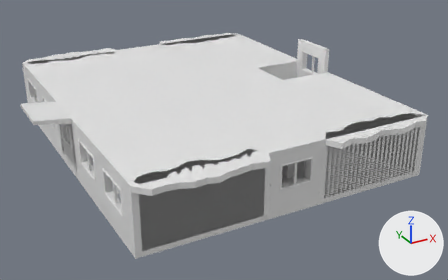
An edit to the Blender file Assets/Models/model/apartment_block.blend, drawn before and after from the same camera.
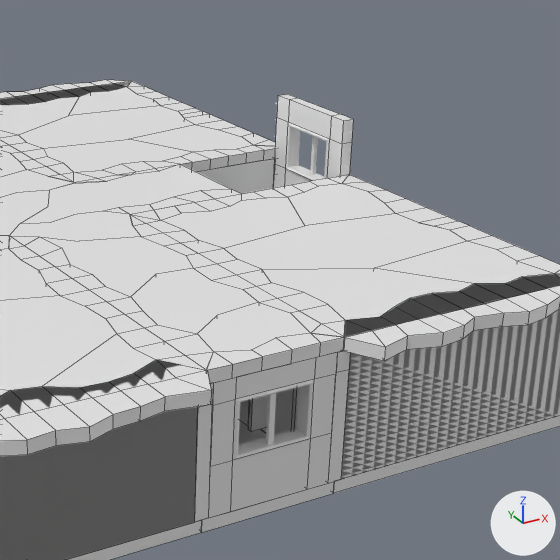
Each version is shown whole from a 50 mm lens placed at (-6.72, -18.42, 8.42), pointed at (3.28, -0.23, -0.67), then close up on the part from 41% to 93% of the width and 0% to 83% of the height. The lights are fixed; the arrows at lower right show +X, +Y and +Z. The close-ups show mesh edges as thin lines.
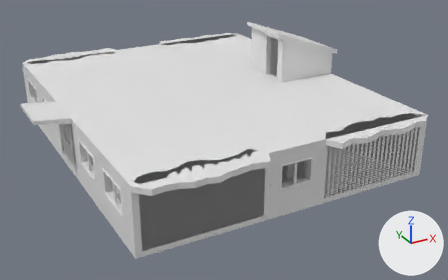
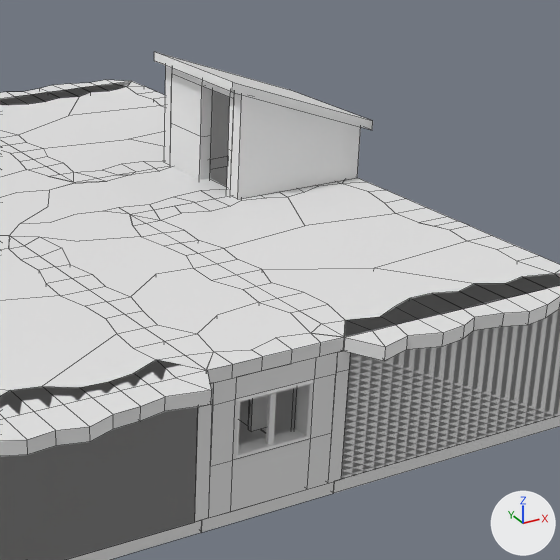
Edits to the scene script, one JSON object a line:
```json
{"op": "add", "block": "me_cube_088", "code": ["me_cube_088 = bpy.data.meshes.new('Cube.088')", "me_cube_088.from_pydata([(-0.1, -0.1, 0.08), (-0.1, -0.1, 1.75), (-0.1, 0.09, 0.08), (-0.1, 0.09, 1.75), (2.2, -0.1, 0.08), (2.2, -0.1, 1.0), (2.2, 0.09, 0.08), (2.2, 0.09, 1.0)], [], [(0, 1, 3, 2), (2, 3, 7, 6), (6, 7, 5, 4), (4, 5, 1, 0), (2, 6, 4, 0), (7, 3, 1, 5)])"]}
{"op": "add", "block": "me_cube_087", "code": ["me_cube_087 = bpy.data.meshes.new('Cube.087')", "me_cube_087.from_pydata([(-0.1, -0.09, 0.08), (-0.1, -0.09, 1.75), (-0.1, 0.11, 0.08), (-0.1, 0.11, 1.75), (2.2, -0.09, 0.08), (2.2, -0.09, 1.0), (2.2, 0.11, 0.08), (2.2, 0.11, 1.0)], [], [(0, 1, 3, 2), (2, 3, 7, 6), (6, 7, 5, 4), (4, 5, 1, 0), (2, 6, 4, 0), (7, 3, 1, 5)])"]}
{"op": "add", "block": "me_cube", "code": ["me_cube = bpy.data.meshes.new('Cube')", "me_cube.from_pydata([(-0.3, -2.04, 0.05), (-0.3, -2.04, 0.2), (-0.3, 0.24, 0.05), (-0.3, 0.24, 0.2), (2.4, -2.04, -0.89), (2.4, -2.04, -0.75), (2.4, 0.24, -0.89), (2.4, 0.24, -0.75)], [], [(0, 1, 3, 2), (2, 3, 7, 6), (6, 7, 5, 4), (4, 5, 1, 0), (2, 6, 4, 0), (7, 3, 1, 5)])"]}
{"op": "add", "block": "me_cube_083", "code": ["me_cube_083 = bpy.data.meshes.new('Cube.083')", "me_cube_083.from_pydata(...)  # 32 vertices, 30 faces; spans x 0.1..1.89, y -0.1..0.1, z 0.0..1.75"]}
{"op": "add", "block": "ob_cube_097", "code": ["ob_cube_097 = bpy.data.objects.new('Cube.097', me_cube_088)", "ob_cube_097.location = (5.9, 2.0, 1.0)"]}
{"op": "add", "block": "ob_cube_096", "code": ["ob_cube_096 = bpy.data.objects.new('Cube.096', me_cube_087)", "ob_cube_096.location = (5.9, 0.0, 1.0)"]}
{"op": "add", "block": "ob_cube", "code": ["ob_cube = bpy.data.objects.new('Cube', me_cube)", "ob_cube.location = (5.9, 1.9, 2.75)"]}
{"op": "add", "block": "ob_cube_095", "code": ["ob_cube_095 = bpy.data.objects.new('Cube.095', me_cube_083)", "ob_cube_095.location = (5.9, 2.0, 1.0)", "ob_cube_095.rotation_euler = (0.0, 0.0, 4.712)  # degrees (0, 0, 270)"]}
```

Pixel boxes (x1, y1, x2, y2) of what changed, in the close-ups (560 x 560 px):
```json
{"object": "Cube.096", "change": "added", "after": [230, 93, 361, 199]}
{"object": "Cube.095", "change": "added", "after": [170, 68, 234, 195]}
{"object": "Cube", "change": "added", "after": [154, 52, 373, 130]}
{"object": "Cube.097", "change": "added", "after": [164, 66, 230, 165]}
{"object": "Cube.083", "change": "unchanged, covered by the edit", "before": [74, 145, 275, 194], "after": [74, 156, 228, 187]}
{"object": "Cube.026", "change": "unchanged, covered by the edit", "before": [273, 94, 353, 188]}
{"object": "Cube.057", "change": "unchanged, covered by the edit", "before": [130, 125, 253, 152], "after": [130, 132, 165, 146]}
{"object": "Cube.027", "change": "unchanged, covered by the edit", "before": [285, 122, 330, 181]}
```
